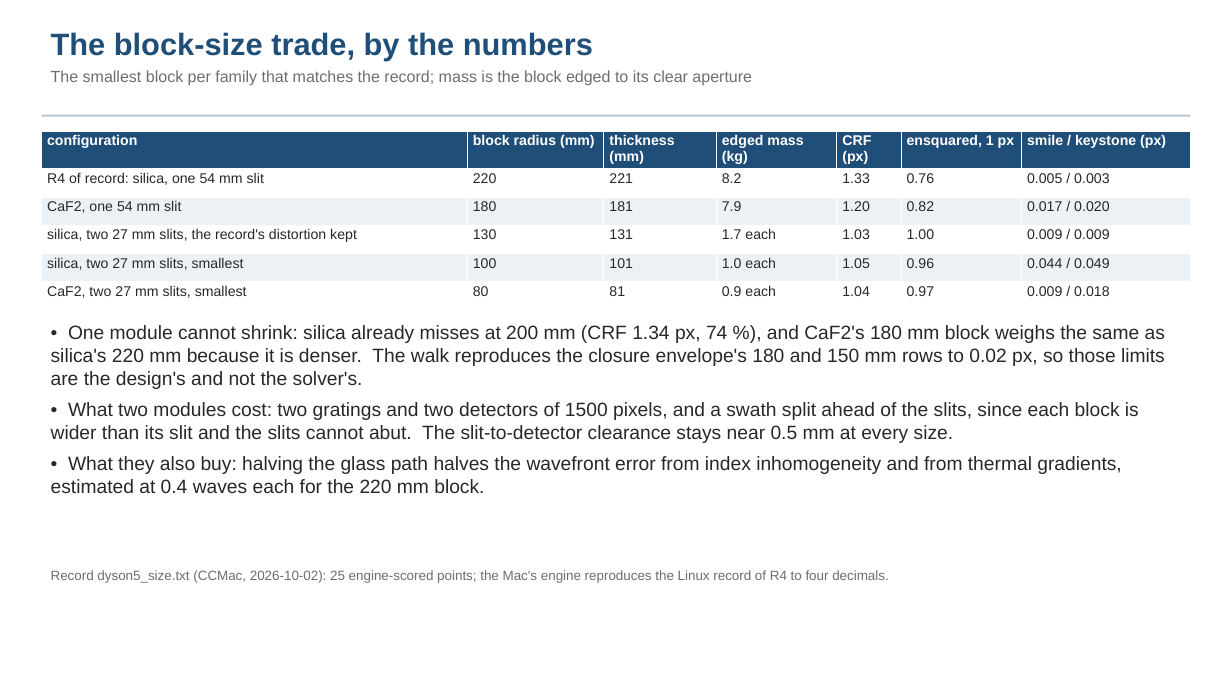
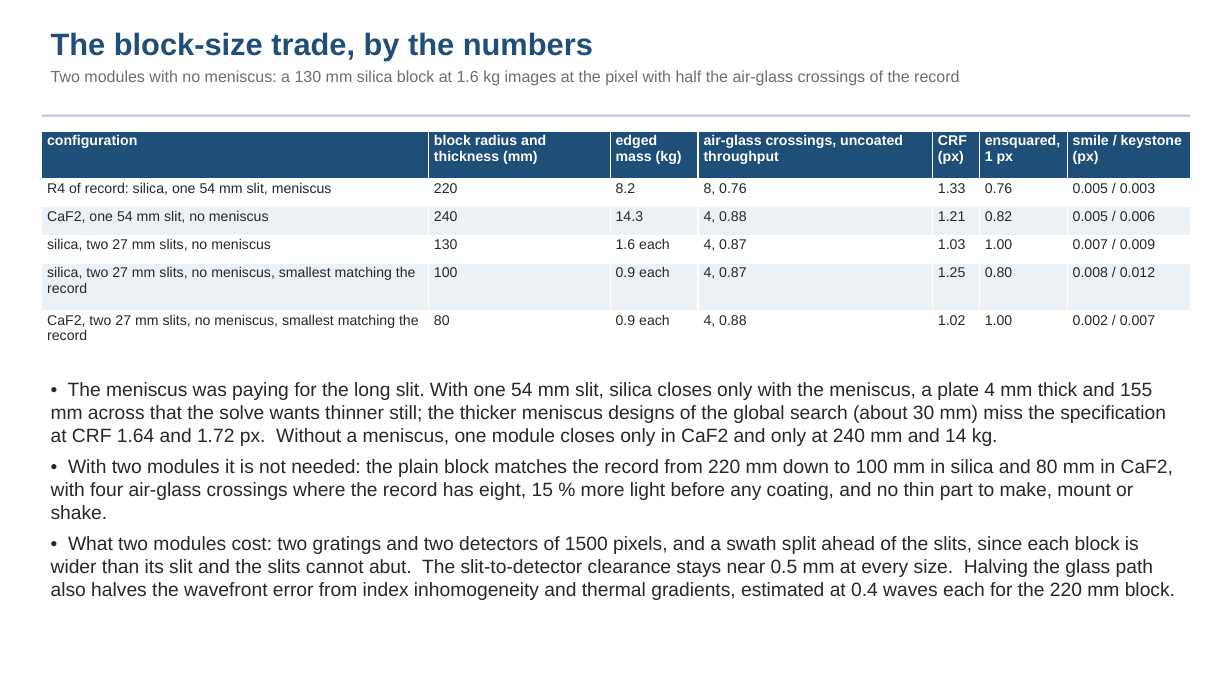
Before and after one commit to nasa-jpl/macos, a slide deck: slide 26 of demo_session/deck_dyson.pptx. Drawn at 1232x693 pixels with LibreOffice and Linux fonts; fonts in the diff are those of the drawing. Boxes give left, top, right and bottom in pixels: in the first picture for what was removed or moved away, otherwise in the second. Text is boxed around its words. In the diff, an @@ line names an element or a change of style, - is before the commit and + after.

```diff
--- a/demo_session/deck_dyson.pptx
+++ b/demo_session/deck_dyson.pptx
@@ text at (51,70,959,86): text changed @@
-The smallest block per family that matches the record; mass is the block edged to its clear aperture
+Two modules with no meniscus: a 130 mm silica block at 1.6 kg images at the pixel with half the air-glass crossings of the record
@@ table at (42,131,1191,359) @@
-row 1: configuration | block radius (mm) | thickness (mm) | edged mass (kg) | CRF (px) | ensquared, 1 px | smile / keystone (px)
+row 1: configuration | block radius and thickness (mm) | edged mass (kg) | air-glass crossings, uncoated throughput | CRF (px) | ensquared, 1 px | smile / keystone (px)
-row 2: R4 of record: silica, one 54 mm slit | 220 | 221 | 8.2 | 1.33 | 0.76 | 0.005 / 0.003
+row 2: R4 of record: silica, one 54 mm slit, meniscus | 220 | 8.2 | 8, 0.76 | 1.33 | 0.76 | 0.005 / 0.003
-row 3: CaF2, one 54 mm slit | 180 | 181 | 7.9 | 1.20 | 0.82 | 0.017 / 0.020
+row 3: CaF2, one 54 mm slit, no meniscus | 240 | 14.3 | 4, 0.88 | 1.21 | 0.82 | 0.005 / 0.006
-row 4: silica, two 27 mm slits, the record's distortion kept | 130 | 131 | 1.7 each | 1.03 | 1.00 | 0.009 / 0.009
+row 4: silica, two 27 mm slits, no meniscus | 130 | 1.6 each | 4, 0.87 | 1.03 | 1.00 | 0.007 / 0.009
-row 5: silica, two 27 mm slits, smallest | 100 | 101 | 1.0 each | 1.05 | 0.96 | 0.044 / 0.049
+row 5: silica, two 27 mm slits, no meniscus, smallest matching the record | 100 | 0.9 each | 4, 0.87 | 1.25 | 0.80 | 0.008 / 0.012
-row 6: CaF2, two 27 mm slits, smallest | 80 | 81 | 0.9 each | 1.04 | 0.97 | 0.009 / 0.018
+row 6: CaF2, two 27 mm slits, no meniscus, smallest matching the record | 80 | 0.9 each | 4, 0.88 | 1.02 | 1.00 | 0.002 / 0.007
@@ text at (51,382,1175,600): text changed @@
-• One module cannot shrink: silica already misses at 200 mm (CRF 1.34 px, 74 %), and CaF2's 180 mm block weighs the same as silica's 220 mm because it is denser. The walk reproduces the closure envelope's 180 and 150 mm rows to 0.02 px, so those limits are the design's and not the solver's.
-• What two modules cost: two gratings and two detectors of 1500 pixels, and a swath split ahead of the slits, since each block is wider than its slit and the slits cannot abut. The slit-to-detector clearance stays near 0.5 mm at every size.
-• What they also buy: halving the glass path halves the wavefront error from index inhomogeneity and from thermal gradients, estimated at 0.4 waves each for the 220 mm block.
+• The meniscus was paying for the long slit. With one 54 mm slit, silica closes only with the meniscus, a plate 4 mm thick and 155 mm across that the solve wants thinner still; the thicker meniscus designs of the global search (about 30 mm) miss the specification at CRF 1.64 and 1.72 px. Without a meniscus, one module closes only in CaF2 and only at 240 mm and 14 kg.
+• With two modules it is not needed: the plain block matches the record from 220 mm down to 100 mm in silica and 80 mm in CaF2, with four air-glass crossings where the record has eight, 15 % more light before any coating, and no thin part to make, mount or shake.
+• What two modules cost: two gratings and two detectors of 1500 pixels, and a swath split ahead of the slits, since each block is wider than its slit and the slits cannot abut. The slit-to-detector clearance stays near 0.5 mm at every size. Halving the glass path also halves the wavefront error from index inhomogeneity and thermal gradients, estimated at 0.4 waves each for the 220 mm block.
@@ text removed at (51,570,889,583) @@
-Record dyson5_size.txt (CCMac, 2026-10-02): 25 engine-scored points; the Mac's engine reproduces the Linux record of R4 to four decimals.
```
Also in this commit, not shown: 3 other slides changed, 3 other files.
